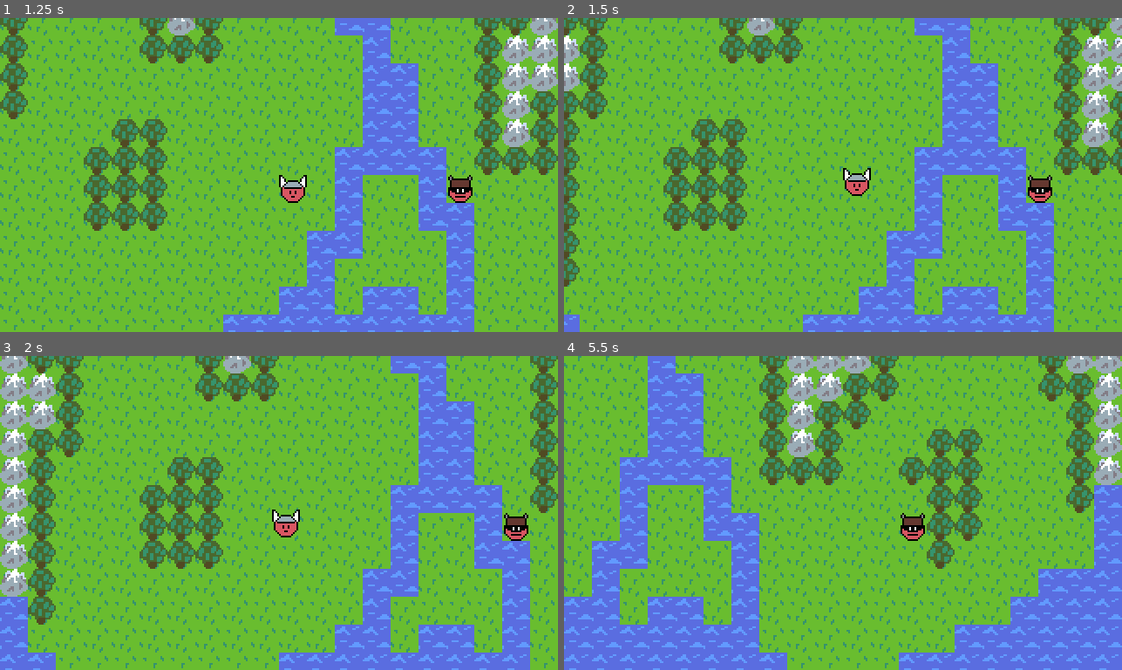
Above: before the commit, frames 1-4 (two rows, left to right).
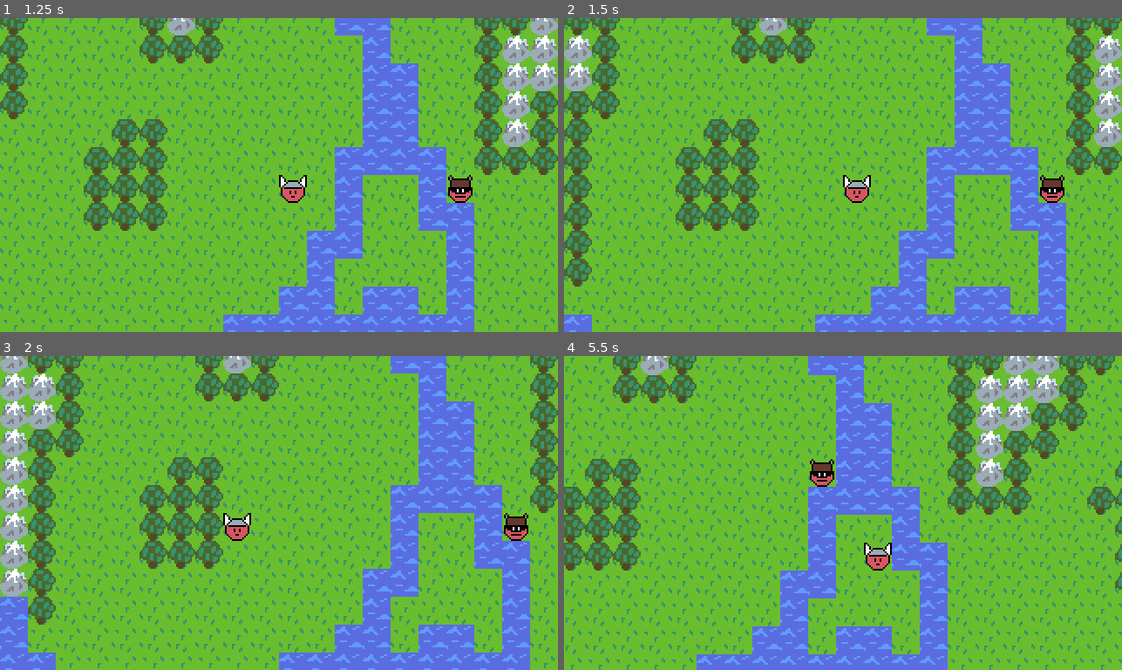
Above: after the commit, the same moments.

Repository: AaronWizard/LegendsOfMajesticSteel
Game: Godot game, scene res://src/Game.tscn
The game is run twice, just before and just after one commit, with the same random seed, the same clock (stepped at 60 frames per second) and the same inputs.
Inputs (mouse positions are in pixels of both pictures, inside the frame that each line leads up to):
- Up to frame 1 (1.25 s): move the mouse to (401, 159) at 0.52 s; press the mouse at (401, 159) at 0.53 s
- Up to frame 2 (1.5 s): tap Enter at 1.25 s; move the mouse to (731, 190) at 1.27 s; release the mouse at (731, 190) at 1.28 s; click (731, 190) at 1.35 s
- Up to frame 3 (2 s): no input
- Up to frame 4 (5.5 s): move the mouse to (898, 443) at 2.02 s; press the mouse at (898, 443) at 2.03 s; move the mouse to (815, 575) at 2.77 s; release the mouse at (815, 575) at 2.78 s; click (815, 575) at 2.85 s; move the mouse to (1010, 560) at 3.52 s; press the mouse at (1010, 560) at 3.53 s; move the mouse to (675, 465) at 4.27 s; release the mouse at (675, 465) at 4.28 s; click (675, 465) at 4.35 s; move the mouse to (870, 513) at 5.02 s; press the mouse at (870, 513) at 5.03 s

Frame 1 is identical in both runs. In frame 2, 35% of the frame differs, in the area x 0-100%, y 0-100%; in frame 3, 0.6%; in frame 4, 64%.

Commit message:
Actor stats. Also speeded up walk animation.

Diff:
--- a/project.godot
+++ b/project.godot
@@ -45,6 +45,11 @@
 "path": "res://src/ai/Player.gd"
 }, {
 "base": "Node",
+"class": "Stats",
+"language": "GDScript",
+"path": "res://src/actors/Stats.gd"
+}, {
+"base": "Node",
 "class": "TileProperties",
 "language": "GDScript",
 "path": "res://src/maps/TileProperties.gd"
@@ -72,6 +77,7 @@
 "Map": "",
 "MoveAction": "",
 "Player": "",
+"Stats": "",
 "TileProperties": "",
 "TilePropertiesSet": "",
 "TurnManager": "",
--- a/src/actors/Actor.tscn
+++ b/src/actors/Actor.tscn
@@ -1,11 +1,12 @@
-[gd_scene load_steps=3 format=2]
+[gd_scene load_steps=4 format=2]
 
 [ext_resource path="res://src/actors/Actor.gd" type="Script" id=1]
+[ext_resource path="res://src/actors/Stats.gd" type="Script" id=2]
 
 [sub_resource type="Animation" id=1]
 resource_name = "move_step"
-length = 0.25
-step = 0.125
+length = 0.1
+step = 0.05
 tracks/0/type = "value"
 tracks/0/path = NodePath("Pivot/Sprite:position")
 tracks/0/interp = 2
@@ -13,10 +14,10 @@
 tracks/0/imported = false
 tracks/0/enabled = true
 tracks/0/keys = {
-"times": PoolRealArray( 0, 0.125, 0.25 ),
+"times": PoolRealArray( 0, 0.05, 0.1 ),
 "transitions": PoolRealArray( 1, 1, 1 ),
 "update": 0,
-"values": [ Vector2( 0, 0 ), Vector2( 0, -4 ), Vector2( 0, 0 ) ]
+"values": [ Vector2( 0, 0 ), Vector2( 0, -2 ), Vector2( 0, 0 ) ]
 }
 
 [node name="Actor" type="Node2D"]
@@ -30,6 +31,9 @@
 [node name="RemoteTransform2D" type="RemoteTransform2D" parent="Pivot"]
 position = Vector2( -8, -8 )
 
+[node name="Stats" type="Node" parent="."]
+script = ExtResource( 2 )
+
 [node name="Tween" type="Tween" parent="."]
 
 [node name="AnimationPlayer" type="AnimationPlayer" parent="."]
--- /dev/null
+++ b/src/actors/Stats.gd
@@ -0,0 +1,4 @@
+class_name Stats
+extends Node
+
+export var move: int = 4
